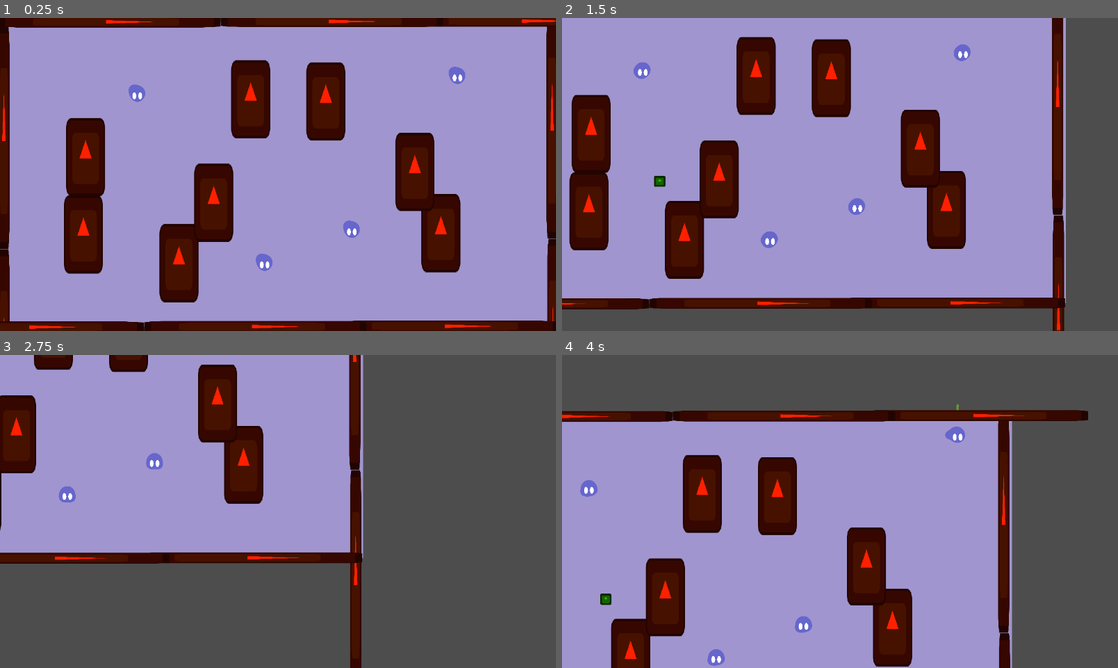
Above: before the commit, frames 1-4 (two rows, left to right).
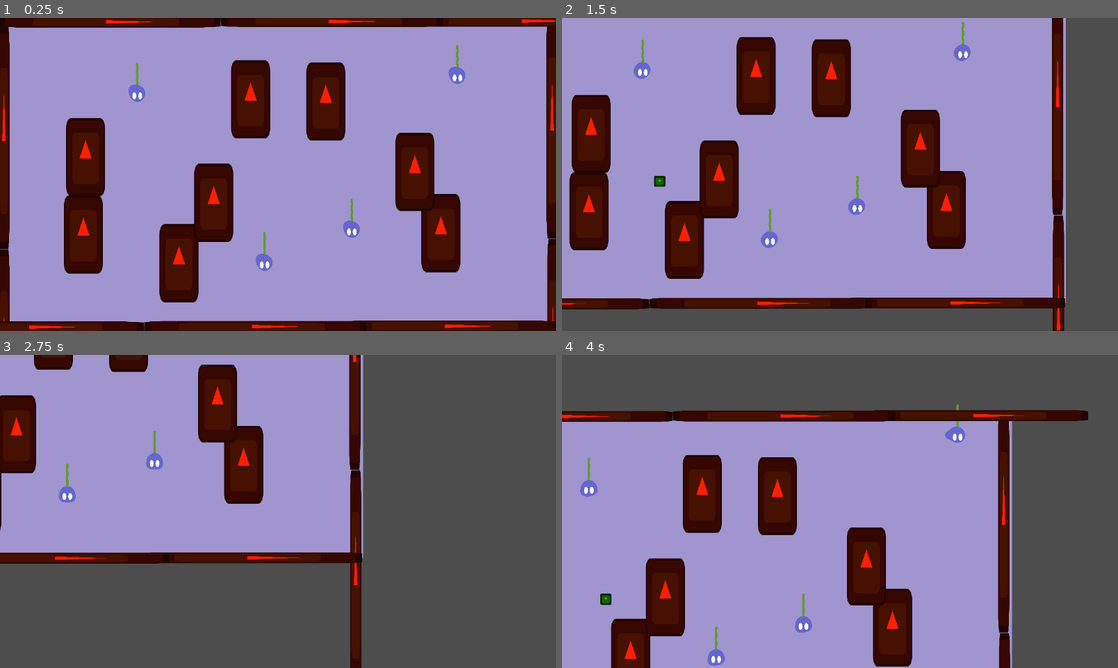
Above: after the commit, the same moments.

Repository: Sadathy/Wild-Jam-94
Game: Godot game, scene res://Scenes/Screens/tank.tscn
The game is run twice, just before and just after one commit, with the same random seed, the same clock (stepped at 60 frames per second) and the same inputs. The engine's default icon, where the game draws it, is replaced by a stand-in: a white triangle on a blue panel in a dark square.
Inputs (mouse positions are in pixels of both pictures, inside the frame that each line leads up to):
- Up to frame 1 (0.25 s): no input
- Up to frame 2 (1.5 s): tap Enter at 0.5 s; move the mouse to (962, 158) at 0.52 s; hold D (right) 0.53-1.28 s; click (962, 158) at 0.67 s; move the mouse to (728, 190) at 1.27 s; hold Down (down) from 1.28 s (still down)
- Up to frame 3 (2.75 s): move the mouse to (333, 442) at 2.02 s; release Down (down) at 2.03 s; hold D (right) from 2.03 s (still down)
- Up to frame 4 (4 s): move the mouse to (812, 574) at 2.77 s; release D (right) at 2.78 s; hold W (up) 2.78-3.53 s; click (812, 574) at 2.92 s; move the mouse to (1006, 558) at 3.52 s; hold A (left) from 3.53 s (still down)

The runs differ from the first frame. In frame 1, 0.1% of the frame differs, in the area x 24-83%, y 8-76%; in frame 2, 0.1%; in frame 3, less than 0.1%; in frame 4, 0.1%.

Commit message:
Moved tank background draw distance behind mutations
backgrounds z index is -2 so we can see the mutations now

Diff:
--- a/game-jam-94/Scripts/Tank/tank.gd
+++ b/game-jam-94/Scripts/Tank/tank.gd
@@ -23,6 +23,8 @@
 
 	tank_boundary.polygon = boundary_array
 	tank_boundary.uv = boundary_array
+	#pushed the z value of the background polygon back so we can see the mutations
+	tank_boundary.z_index = -2
 
 	tank_camera.MAX_X = MAX_X
 	tank_camera.MIN_Y = MIN_Y
